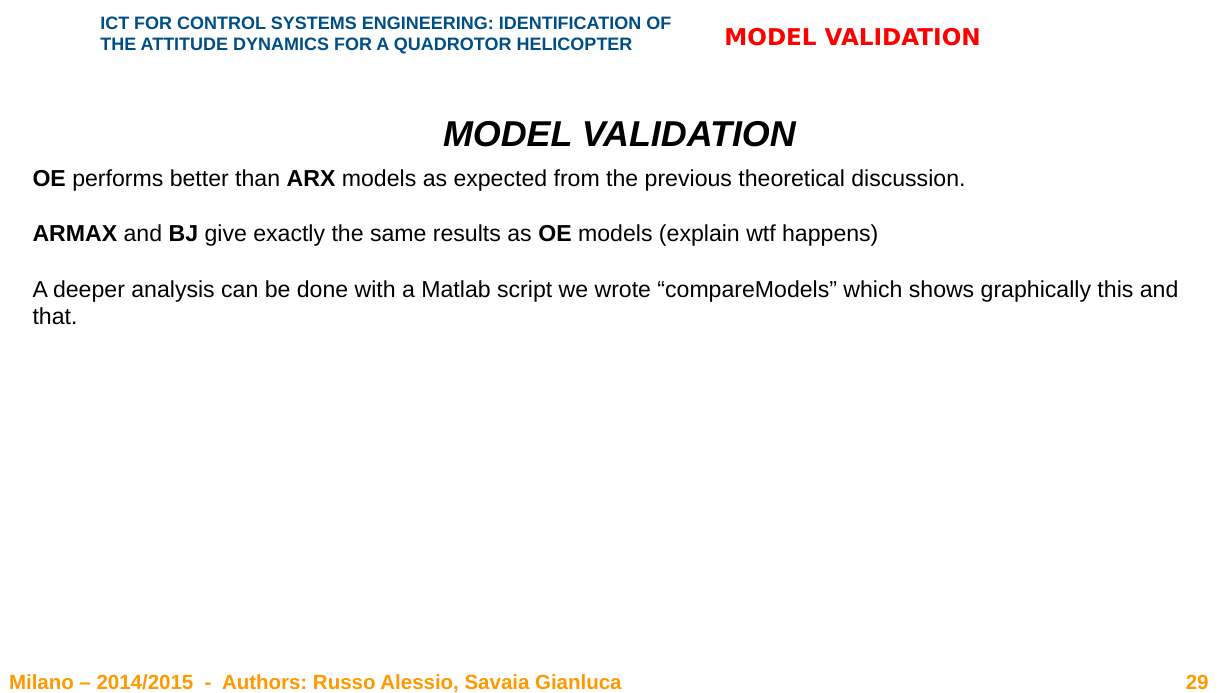
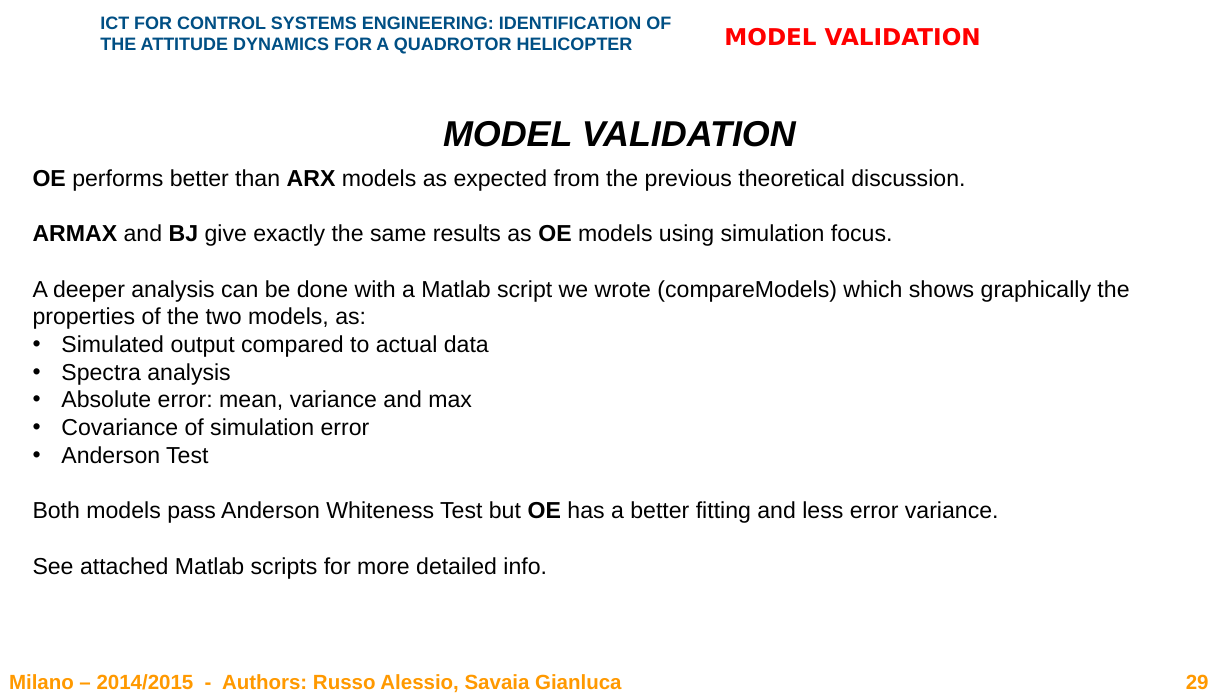
Before and after one commit to rssalessio/BlackBox-Quadrotor-Identification, a slide deck: slide 29 of report/Report.pptx. Drawn at 1232x693 pixels with LibreOffice and Linux fonts; fonts in the diff are those of the drawing; background and template pictures are left out. Boxes give left, top, right and bottom in pixels: in the first picture for what was removed or moved away, otherwise in the second. Text is boxed around its words. In the diff, an @@ line names an element or a change of style, - is before the commit and + after.

```diff
--- a/report/Report.pptx
+++ b/report/Report.pptx
@@ text at (33, 224, 1129, 579): text changed @@
-ARMAX and BJ give exactly the same results as OE models (explain wtf happens)
-A deeper analysis can be done with a Matlab script we wrote “compareModels” which shows graphically this and that.
+ARMAX and BJ give exactly the same results as OE models using simulation focus.
+A deeper analysis can be done with a Matlab script we wrote (compareModels) which shows graphically the properties of the two models, as:
+• Simulated output compared to actual data
+• Spectra analysis
+• Absolute error: mean, variance and max
+• Covariance of simulation error
+• Anderson Test
+Both models pass Anderson Whiteness Test but OE has a better fitting and less error variance.
+See attached Matlab scripts for more detailed info.
```
Also in this commit, not shown: 1 other slide changed, 3 other files.
